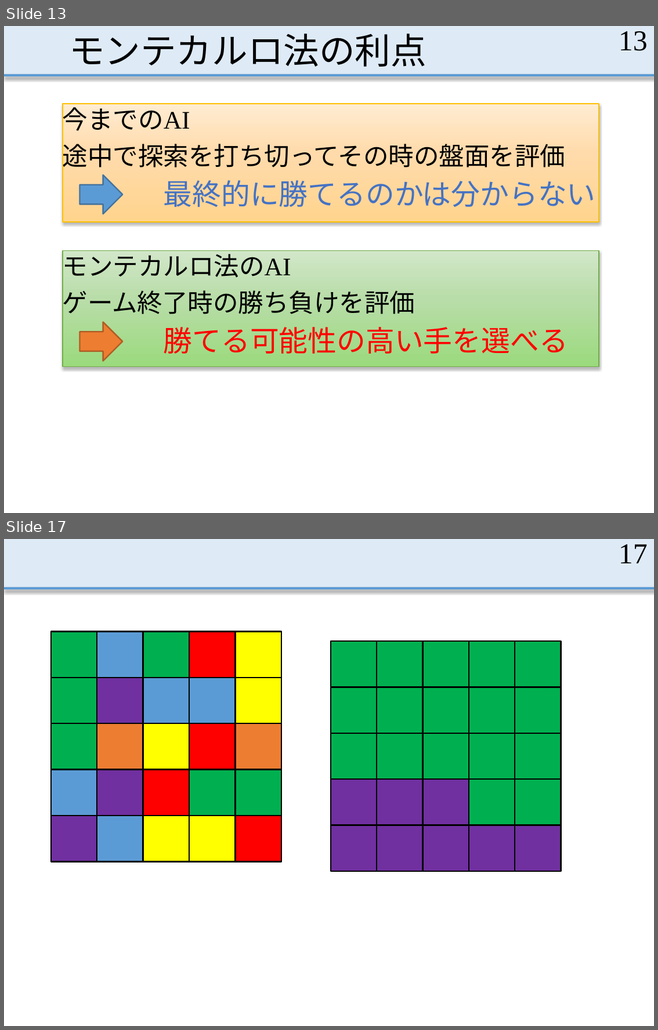
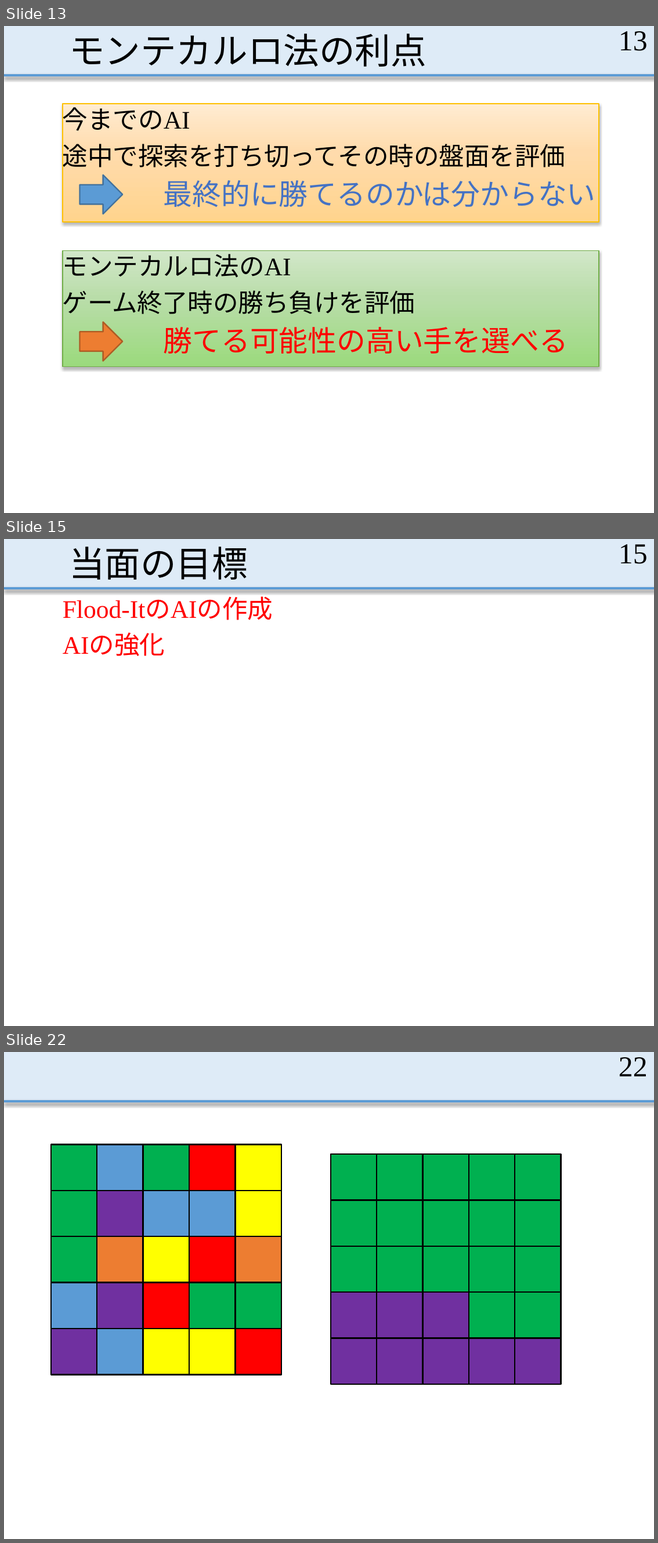
Before and after one commit to MasayaOda/SR, a slide deck: 中間発表.pptx. Shown one above the other, each under a label of ours: slides 13 and 17 before the commit, slides 13, 15 and 22 after it; the slides between them are not shown. The pictures are 658x1030 and 658x1543 pixels, drawn with LibreOffice and Linux fonts; fonts in the diff are those of the drawing. Boxes give left, top, right and bottom in pixels: in the first picture for what was removed or moved away, otherwise in the second. Text is boxed around its words. In the diff, an @@ line names an element or a change of style, - is before the commit and + after.

```diff
--- a/中間発表.pptx
+++ b/中間発表.pptx
@@ slide 15 added at (4, 539, 654, 1026), background #FFFFFF; not listed: 2 template elements that a slide beside it also shows @@
@@ title added at (69, 547, 248, 580), 39.6 pt, text #000000 @@
+当面の目標
@@ page number added at (618, 544, 647, 564), 32 pt, text #000000 @@
+15
@@ text added at (63, 598, 273, 656), 28 pt, text #FF0000 @@
+Flood-ItのAIの作成
+AIの強化
@@ what was slide 17 is now slide 22 @@
@@ page number at (618, 1057, 647, 1076): text changed @@
-17
+22
```
Also in this commit, not shown: 9 slides changed, 5 other slides added, 1 slide removed.
